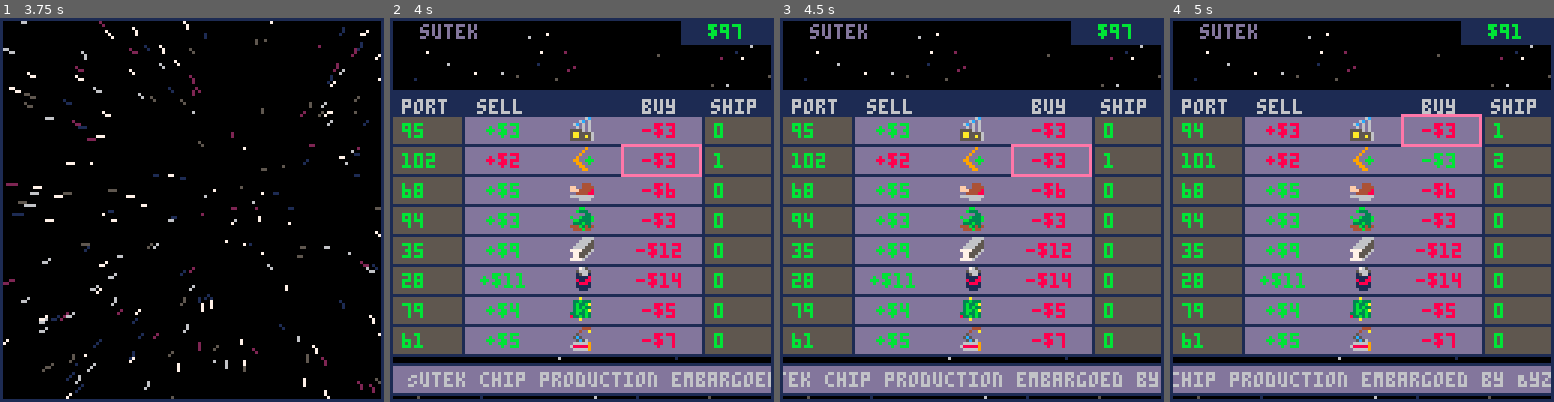
Above: before the commit, frames 1-4 (left to right).
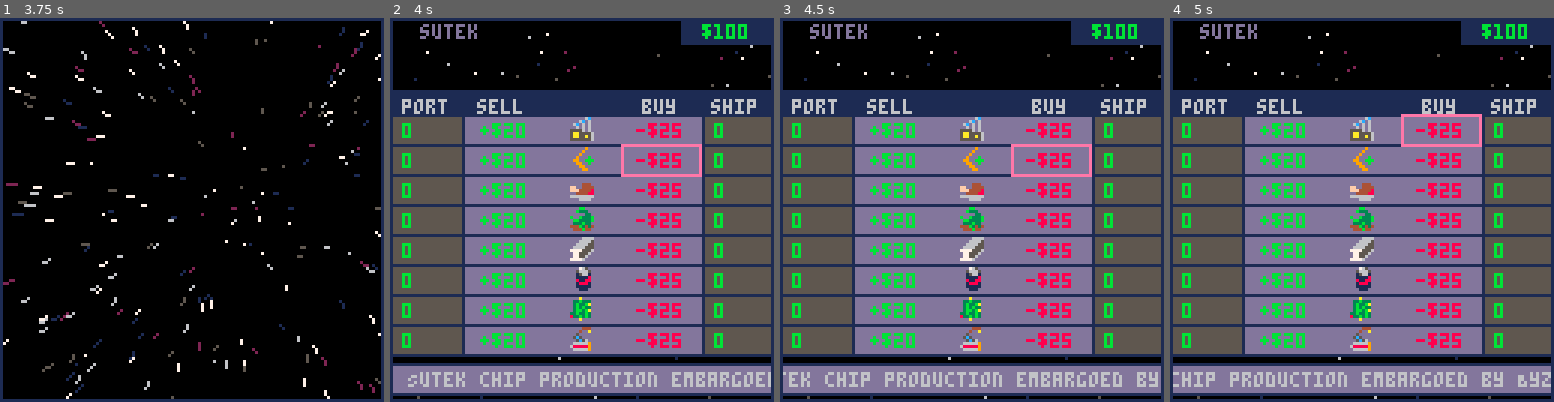
Above: after the commit, the same moments.

Repository: Sewerbird/Picotrader
Game: PICO-8 cartridge picotrade.p8
Same seed, same stepped clock (60 frames per second), same inputs: the game is played once before the commit and once after it.
Inputs:
- Up to frame 1 (3.75 s): tap X (X key) at 0.33, 1.07, 1.85, 2.97 s; tap O (Z key) at 0.7, 1.7, 2.1, 2.5, 2.9, 3.3, 3.7 s; hold Right 1.6-2.1 s; hold Up 2.15-2.42 s; hold Right 2.47-3.03 s; hold Left 3.08-3.58 s; hold Down from 3.63 s (still down)
- Up to frame 2 (4 s): release Down at 3.97 s
- Up to frame 3 (4.5 s): hold Right from 4.02 s (still down); tap X (X key) at 4.08 s; tap O (Z key) at 4.1 s
- Up to frame 4 (5 s): tap O (Z key) at 4.5, 4.9 s; release Right at 4.68 s; hold Up from 4.73 s (still down)

Frame 1 is identical in both runs. In frame 2, 4.4% of the frame differs, in the area x 3-93%, y 1-86%; in frame 3, 4.4%; in frame 4, 4.6%.

Commit message:
Business state refactor complete

Diff:
--- a/gamestate.lua
+++ b/gamestate.lua
@@ -1,4 +1,16 @@
 -- # GAME STATE & MUTATIONS
+
+function init_business(inventory, base_production, base_consumption)
+  trade_good_keys = {"sundries", "boomerangs", "meat", "salad", "steel", "cola", "chips", "doodads"}
+  local result = {}
+  for good in all(trade_good_keys) do
+    result[good] = {
+      base_price = 100, max_price_multiplier= 4, base_production= base_production, base_consumption= base_consumption,
+      net_production = base_production - base_consumption, buy_price = 0, avg_price = 0, sell_price= 0, inventory= inventory
+    }
+  end
+  return result
+end
 
 function create_game_state()
   return {
@@ -9,25 +21,13 @@
     player = {
       wallet_balance = 100,
       storage_remaining = 100,
-      inventory = mapo(trade_good_keys, function(key) return v, {amount = 0, avg_price = 0} end)
+      business = init_business(0,0,0),
     },
     durruti = {
       ticker = 0,
       wallet_balance = 1000,
       tax_rate = 15,
-      inventory = mapo(trade_good_keys, function(key) return v, {amount = 0, buy_price = 0, sell_price = 0} end),
-      economy = {
-        sundries = {base_price= 100, max_price_multiplier= 4, base_production= 2, base_consumption= 5, buy_price=0, sell_price= 0, inventory= 0 },
-        doodads = {base_price= 100, max_price_multiplier= 4, base_production= 2, base_consumption= 5, buy_price=0, sell_price= 0, inventory= 0 },
-        boomerangs = {base_price= 100, max_price_multiplier= 4, base_production= 2, base_consumption= 5, buy_price=0, sell_price= 0, inventory= 0 },
-        meat = {base_price= 100, max_price_multiplier= 4, base_production= 2, base_consumption= 5, buy_price=0, sell_price= 0, inventory= 0 },
-        salad = {base_price= 100, max_price_multiplier= 4, base_production= 2, base_consumption= 5, buy_price=0, sell_price= 0, inventory= 0 },
-        steel = {base_price= 100, max_price_multiplier= 4, base_production= 2, base_consumption= 5, buy_price=0, sell_price= 0, inventory= 0 },
-        cola = {base_price= 100, max_price_multiplier= 4, base_production= 2, base_consumption= 5, buy_price=0, sell_price= 0, inventory= 0 },
-        chips = {base_price= 100, max_price_multiplier= 4, base_production= 2, base_consumption= 5, buy_price=0, sell_price= 0, inventory= 0 },
-      },
-      production = { sundries = 2, doodads = 2, boomerangs = 5, meat = 0, salad = 3, steel = 15, cola = 5, chips = 5 },
-      consumption = { sundries = 5, doodads = 5, boomerangs = 5, meat = 5, salad = 5, steel = 5, cola = 5, chips = 5 },
+      business = init_business(80,0,0),
       picture = {
         label = "durruti",
         suns = {{x= 80, y= 14, r= 3, c= 10, c1= 7, c2= 15}},
@@ -50,9 +50,7 @@
       ticker = 0,
       wallet_balance = 1000,
       tax_rate = 10,
-      inventory = mapo(trade_good_keys, function(key) return v, {amount = rndi(100), buy_price = 0, sell_price = 0} end),
-      production = { sundries = 5, doodads = 2, boomerangs = 0, meat = 8, salad = 15, steel = 2, cola = 5, chips = 3 },
-      consumption = { sundries = 5, doodads = 5, boomerangs = 5, meat = 5, salad = 5, steel = 5, cola = 5, chips = 5 },
+      business = init_business(0,0,0),
       picture = {
         label = "aragon",
         suns = {{x= 30, y= 30, r= 3, c= 10, c1= 8, c2= 9}},
@@ -62,9 +60,7 @@
       ticker = 0,
       wallet_balance = 1000,
       tax_rate = 25,
-      inventory = mapo(trade_good_keys, function(key) return v, {amount = rndi(100), buy_price = 0, sell_price = 0} end),
-      production = { sundries = 3, doodads = 3, boomerangs = 15, meat = 10, salad = 5, steel = 4, cola = 3, chips = 2 },
-      consumption = { sundries = 5, doodads = 5, boomerangs = 5, meat = 5, salad = 5, steel = 5, cola = 5, chips = 5 },
+      business = init_business(0,0,0),
       picture = {
         label = "sutek",
         suns = {{x= 20, y= 76, r= 3, c= 7, c1= 8, c2= 12}},
@@ -74,9 +70,7 @@
       ticker = 0,
       wallet_balance = 1000,
       tax_rate = 10,
-      inventory = mapo(trade_good_keys, function(key) return v, {amount = rndi(100), buy_price = 0, sell_price = 0} end),
-      production = { sundries = 7, doodads = 8, boomerangs = 2, meat = 3, salad = 2, steel = 4, cola = 3, chips = 15 },
-      consumption = { sundries = 5, doodads = 5, boomerangs = 5, meat = 5, salad = 5, steel = 5, cola = 5, chips = 5 },
+      business = init_business(0,0,0),
       picture = {
         label = "vera cruz",
       }
@@ -85,9 +79,7 @@
       ticker = 0,
       wallet_balance = 1000,
       tax_rate = 20,
-      inventory = mapo(trade_good_keys, function(key) return v, {amount = rndi(100), buy_price = 0, sell_price = 0} end),
-      production = { sundries = 10, doodads = 15, boomerangs = 2, meat = 3, salad = 2, steel = 4, cola = 8, chips = 7 },
-      consumption = { sundries = 5, doodads = 5, boomerangs = 5, meat = 5, salad = 5, steel = 5, cola = 5, chips = 5 },
+      business = init_business(0,0,0),
       picture = {
         label = "byzantium",
         suns = {{x= 64, y= 64, r= 6, c= 7, c1= 7, c2= 7}},
@@ -120,7 +112,7 @@
     info_interface = info_interface("durruti"),
     news_ticker = {
       scroll_x = -127,
-      news = "Welcome abord, trader: the world is at your fingertips"
+      news = "Welcome aboard, trader: the world is at your fingertips"
     }
   }
 end
@@ -143,12 +135,12 @@
 function buy_from_trader(trader, buyer, good, amount)
   local unit_price
   if(trader == 'player') then
-    unit_price = game_state[buyer].inventory[good].buy_price
+    unit_price = game_state[buyer].business[good].buy_price
   else
-    unit_price = game_state[trader].inventory[good].sell_price
+    unit_price = game_state[trader].business[good].sell_price
   end
   local price = unit_price * amount
-  if(game_state[trader].inventory[good].amount < amount) then
+  if(game_state[trader].business[good].inventory < amount) then
     return false, "Not enough stock"
   end
   if(game_state[buyer].storage_remaining and game_state[buyer].storage_remaining < amount) then
@@ -160,16 +152,16 @@
   -- # Player-specific bookeeping
   if buyer == 'player' then
     game_state[buyer].storage_remaining -= amount
-    game_state[buyer].inventory[good].avg_price =
-      (game_state[buyer].inventory[good].avg_price * game_state[trader].inventory[good].amount + unit_price * amount)
-      / (game_state[buyer].inventory[good].amount + amount)
+    game_state[buyer].business[good].avg_price =
+      (game_state[buyer].business[good].avg_price * game_state[trader].business[good].inventory + unit_price * amount)
+      / (game_state[buyer].business[good].inventory + amount)
   end
   if trader == 'player' then
     game_state[trader].storage_remaining += amount
   end
-  game_state[trader].inventory[good].amount -= amount
+  game_state[trader].business[good].inventory -= amount
   game_state[trader].wallet_balance += price
-  game_state[buyer].inventory[good].amount += amount
+  game_state[buyer].business[good].inventory += amount
   game_state[buyer].wallet_balance -= price
   -- # Planet specific bookkeeping
   if buyer == 'player' then reevaluate_price(trader, good) end
@@ -203,9 +195,15 @@
   --TODO figure out if planets should have wallets
   if game_state[planet].wallet_balance < 1000 then game_state[planet].wallet_balance += 1000 end
   for good in all(trade_good_keys) do
-    game_state[planet].inventory[good].amount += game_state[planet].production[good]
-    game_state[planet].inventory[good].amount -= game_state[planet].consumption[good]
-    game_state[planet].inventory[good].amount = clamp(game_state[planet].inventory[good].amount, 0, 127)
+    local net_production = game_state[planet].business[good].base_production - game_state[planet].business[good].base_consumption
+    for event in all(events) do
+      if event.target == planet then
+        net_production += event.production[good] and event.production[good] or 0
+        net_production -= event.consumption[good] and event.consumption[good] or 0
+      end
+    end
+    game_state[planet].business[good].inventory += net_production
+    game_state[planet].business[good].inventory = clamp(game_state[planet].business[good].inventory, 0, 127)
   end
 end
 
@@ -216,7 +214,7 @@
 end
 
 function reevaluate_price(planet, trade_good)
-  local in_stock = game_state[planet].inventory[trade_good].amount
+  local in_stock = game_state[planet].business[trade_good].inventory
   local tax_rate = game_state[planet].tax_rate --margin the planet wants sales to you
   local desired_stock = 64 --quantity desired TODO make this planet specific
   local base_price = 5 --price when satisifed TODO make this good-specific (planet specific too?)
@@ -226,6 +224,6 @@
   local base_price_multiplier = f0*2.71828^((in_stock/desired_stock)*neg_ln_4)
   local today_buy = base_price * base_price_multiplier
   local today_sell = base_price * base_price_multiplier * (1+tax_rate/100)
-  game_state[planet].inventory[trade_good].buy_price = today_buy
-  game_state[planet].inventory[trade_good].sell_price = today_sell
-end
+  game_state[planet].business[trade_good].buy_price = today_buy
+  game_state[planet].business[trade_good].sell_price = today_sell
+end
--- a/gfx.lua
+++ b/gfx.lua
@@ -132,9 +132,9 @@
         local w = t.w
         local h = t.r_h
         local c_x = left+(w/2)
-        local sell_price = game_state[interface.current_location].inventory[key].buy_price
-        local buy_price = game_state[interface.current_location].inventory[key].sell_price
-        local avg_price = game_state.player.inventory[key].avg_price
+        local sell_price = game_state[interface.current_location].business[key].buy_price
+        local buy_price = game_state[interface.current_location].business[key].sell_price
+        local avg_price = game_state.player.business[key].avg_price
         rectfill(0,top,127, top+h, 5) --Background
         rect(0,top,127, top+h, 1) --Background border
         rectfill(left,top,left+w, top+h, 13) --Center column background
@@ -142,8 +142,8 @@
         spr(sprite_id, c_x-4, top+1) --Good Sprite
         print_centered_text_in_rect("+$"..flr(sell_price+0.5), left, top, c_x-4-8, top+h, avg_price > sell_price and 8 or 11) --Sell Amount
         print_centered_text_in_rect("-$"..flr(buy_price+0.5), c_x+4+8, top, left+w, top+h, avg_price < buy_price and 8 or 11) --Buy Amount
-        trader_amount = game_state[interface.current_location].inventory[key].amount
-        player_amount = game_state.player.inventory[key].amount
+        trader_amount = game_state[interface.current_location].business[key].inventory
+        player_amount = game_state.player.business[key].inventory
         print(trader_amount, 4, top+1+2, 11) --City Stock Amount
         print(player_amount, left+w+4, top+1+2, 11) --Ship Stock Amount
         i = i + 1
@@ -300,7 +300,7 @@
                mid_x + r*(1-(i+1)*0.2)*cos(a),mid_y+r*(1-(i+1)*0.2)*sin(a), scales[i])
         end
         -- # Evaluation lines
-        net_production = game_state[interface.current_location].production[trade_good_keys[i]] - game_state[interface.current_location].consumption[trade_good_keys[i]]
+        net_production = game_state[interface.current_location].business[trade_good_keys[i]].net_production
         score = 0.8 * (clamp(net_production, -10, 10) + 10)/20
         local me_x = mid_x+r*score*cos(a)
         local me_y = mid_y+r*score*sin(a)
